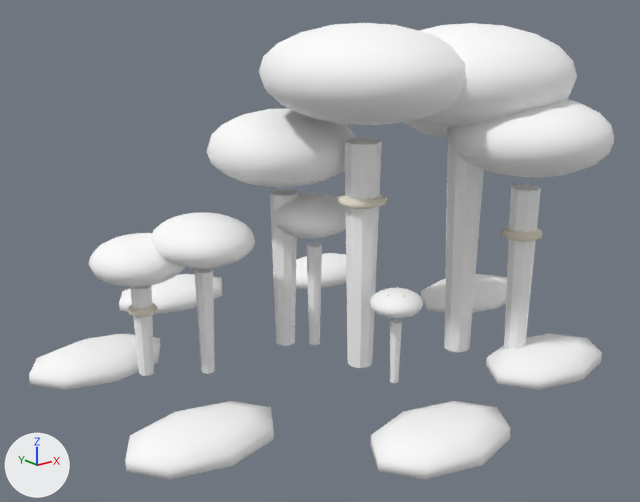
The glTF model assets/generated/mushroom_cluster_autumn.glb as it was, and as the next commit left it.
Before and after are seen from a 50 mm camera at (-1.47, -1.832, 1.035) aimed at (-0.016, -0.015, 0.308). The lights are fixed; the arrows at lower left show +X, +Y and +Z. The first picture is the older version. Where no turn or scale is listed for an object, it has been applied to the vertices.

In view in the first picture: 'mushroom_cluster_autumn'.
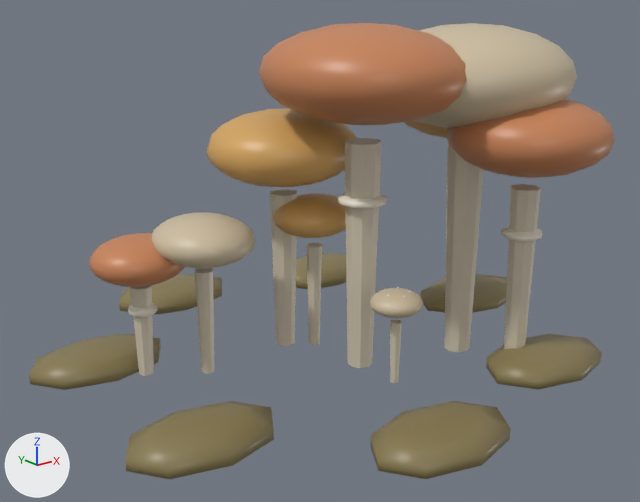
Location of each change, (x1, y1, x2, y2) in pixels of the pictures (640 x 502 px):
'mushroom_cluster_autumn', recoloured (white to beige)
    both: (29, 23, 614, 480)

Patch to the scene script:
```diff
--- a/assets/generated/mushroom_cluster_autumn.glb.py
+++ b/assets/generated/mushroom_cluster_autumn.glb.py
@@ mat_mushroom___ivory_stem___autumn @@
 mat_mushroom___ivory_stem___autumn = principled_material('Mushroom | ivory stem | autumn')
-mat_mushroom___ivory_stem___autumn.base_color = (1.0, 1.0, 1.0)  # white #ffffff
+mat_mushroom___ivory_stem___autumn.base_color = (0.66, 0.59, 0.46)  # pale yellow #d4cab5
 mat_mushroom___ivory_stem___autumn.roughness = 0.96
@@ mat_mushroom___russet_cap___autumn @@
 mat_mushroom___russet_cap___autumn = principled_material('Mushroom | russet cap | autumn')
-mat_mushroom___russet_cap___autumn.base_color = (1.0, 1.0, 1.0)  # white #ffffff
+mat_mushroom___russet_cap___autumn.base_color = (0.58, 0.23, 0.1)  # orange #c88459
 mat_mushroom___russet_cap___autumn.roughness = 0.84
@@ mat_mushroom___ochre_cap___autumn @@
 mat_mushroom___ochre_cap___autumn = principled_material('Mushroom | ochre cap | autumn')
-mat_mushroom___ochre_cap___autumn.base_color = (1.0, 1.0, 1.0)  # white #ffffff
+mat_mushroom___ochre_cap___autumn.base_color = (0.68, 0.39, 0.12)  # orange #d7a861
 mat_mushroom___ochre_cap___autumn.roughness = 0.9
@@ mat_mushroom___pale_cap___autumn @@
 mat_mushroom___pale_cap___autumn = principled_material('Mushroom | pale cap | autumn')
-mat_mushroom___pale_cap___autumn.base_color = (1.0, 1.0, 1.0)  # white #ffffff
+mat_mushroom___pale_cap___autumn.base_color = (0.62, 0.52, 0.36)  # beige #cebfa2
 mat_mushroom___pale_cap___autumn.roughness = 0.92
@@ mat_moss___damp_green___autumn @@
 mat_moss___damp_green___autumn = principled_material('Moss | damp green | autumn')
-mat_moss___damp_green___autumn.base_color = (1.0, 1.0, 1.0)  # white #ffffff
+mat_moss___damp_green___autumn.base_color = (0.25, 0.2, 0.085)  # yellow #897c52
 mat_moss___damp_green___autumn.roughness = 1.0
```
